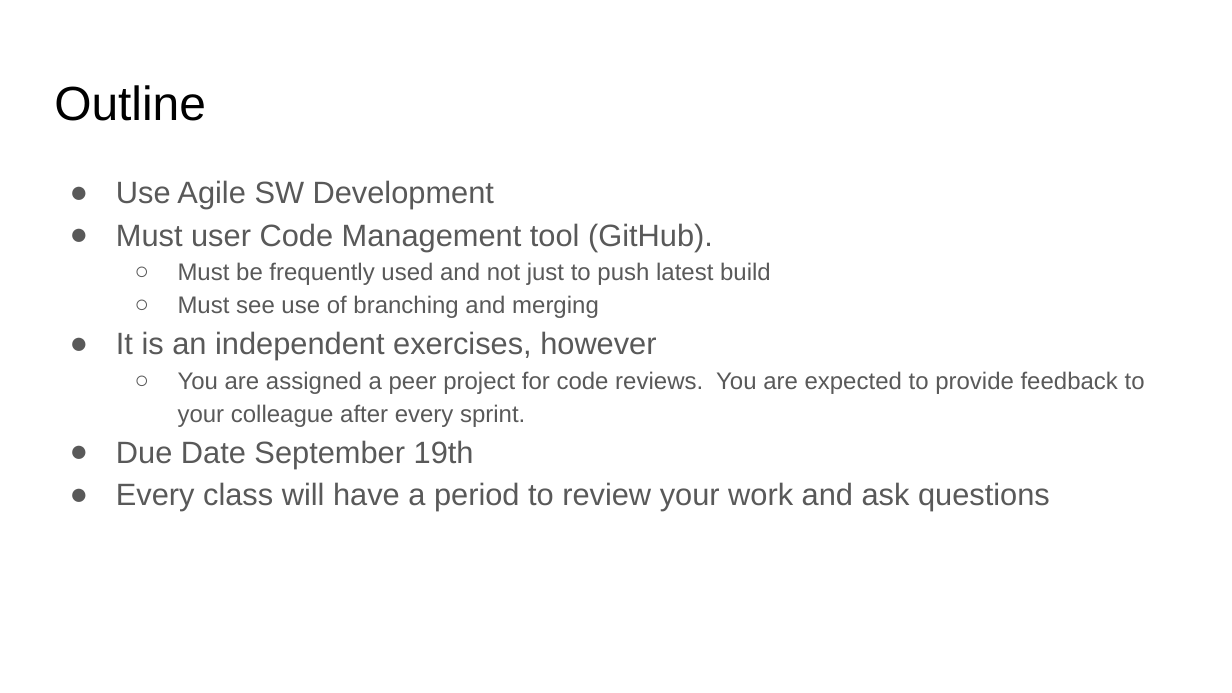
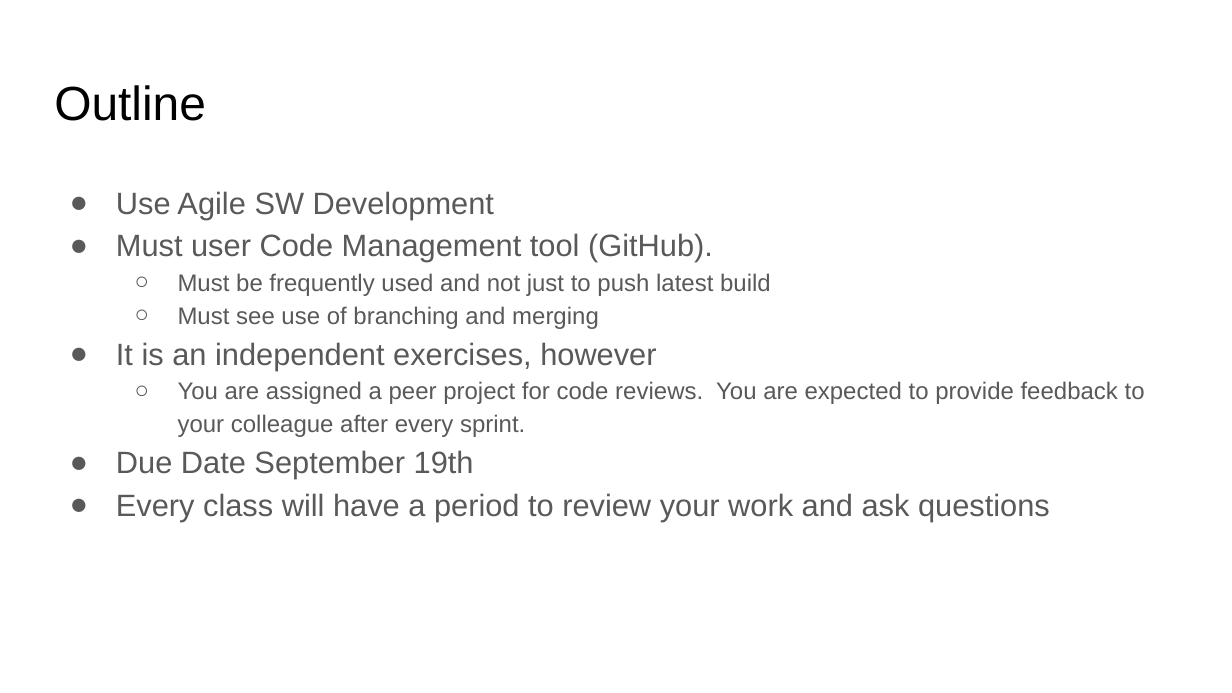
Before and after one commit to WenjieLuo2333/EC601_MiniProject_1, a slide deck: slide 2 of Mini Project 1.pptx. Drawn at 1232x693 pixels with LibreOffice and Linux fonts; fonts in the diff are those of the drawing. Boxes give left, top, right and bottom in pixels: in the first picture for what was removed or moved away, otherwise in the second. Text is boxed around its words. In the diff, an @@ line names an element or a change of style, - is before the commit and + after.

Commit message:
All_Sprint 1~4 Finished
Read_Me is following

```diff
--- a/Mini Project 1.pptx
+++ b/Mini Project 1.pptx
@@ text "Use Agile SW Development": place and size @@
-text "Use Agile SW Development" at [116,180,1145,511]
+text "Use Agile SW Development" at [116,191,1145,521]
```
Also in this commit, not shown: 1 other slide changed, 37 other files.
